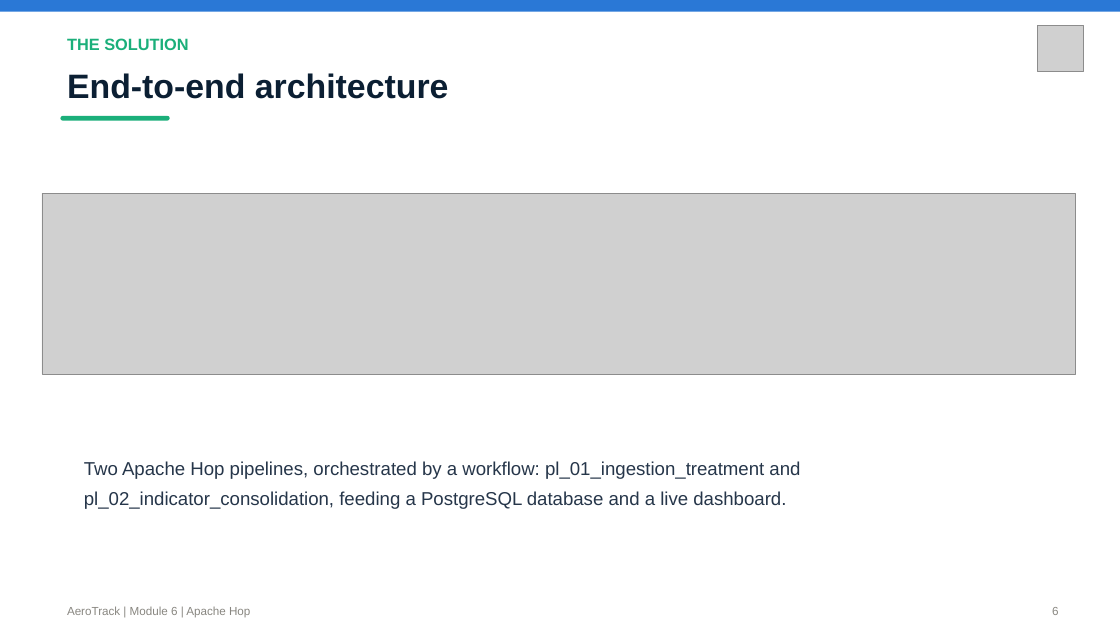
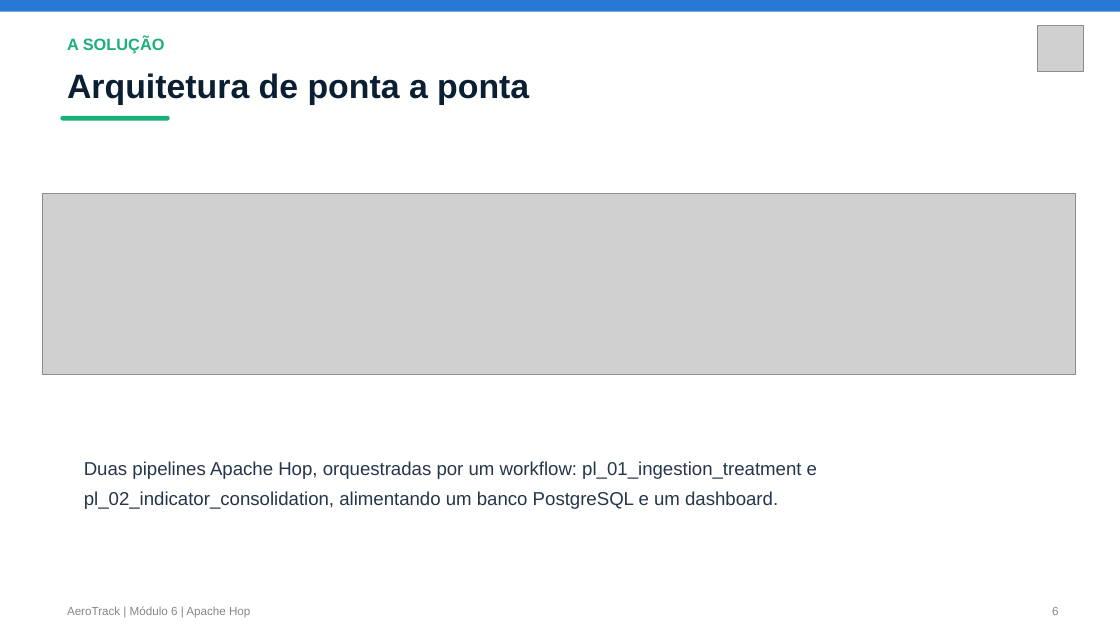
Before and after one commit to JulianaBallin/AeroTrack, a slide deck: slide 6 of docs/evidencias/AeroTrack-Apresentacao-Modulo6.pptx. Drawn at 1120x630 pixels with LibreOffice and Linux fonts; fonts in the diff are those of the drawing; grey boxes stand for pictures. Boxes give left, top, right and bottom in pixels: in the first picture for what was removed or moved away, otherwise in the second. Text is boxed around its words. In the diff, an @@ line names an element or a change of style, - is before the commit and + after.

Commit message:
docs(relatorio): shrink table font, fix remaining accents, use PT flowchart
Wraps every longtable in \small so the pipeline/database tables fit
more comfortably and read less cramped. Fixes several more missed
accents (resumo executivo, Janino description, dashboard section).
Swaps the architecture flowchart for a Portuguese-labeled version to
match the rest of the report.

```diff
--- a/docs/evidencias/AeroTrack-Apresentacao-Modulo6.pptx
+++ b/docs/evidencias/AeroTrack-Apresentacao-Modulo6.pptx
@@ text at (67,36,165,53): text changed @@
-THE SOLUTION
+A SOLUÇÃO
@@ text at (67,73,529,105): text changed @@
-End-to-end architecture
+Arquitetura de ponta a ponta
@@ text at (84,461,817,509): text changed @@
-Two Apache Hop pipelines, orchestrated by a workflow: pl_01_ingestion_treatment and
-pl_02_indicator_consolidation, feeding a PostgreSQL database and a live dashboard.
+Duas pipelines Apache Hop, orquestradas por um workflow: pl_01_ingestion_treatment e
+pl_02_indicator_consolidation, alimentando um banco PostgreSQL e um dashboard.
@@ text at (67,606,250,618): text changed @@
-AeroTrack | Module 6 | Apache Hop
+AeroTrack | Módulo 6 | Apache Hop
```
Also in this commit, not shown: 13 other slides changed, 2 slides added, 2 slides removed, 4 other files.
